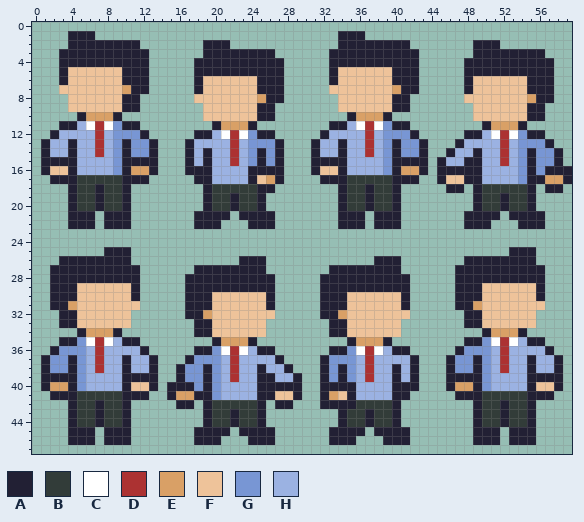
Pixel-art sprite: assets/pixel_assets/characters/character.png. Above: the version before the commit.
The file is 60x48 pixels.
Palette (. is transparent): A #222034  B #323c39  C #ffffff  D #ac3232  E #d9a066  F #eec39a  G #7896d4  H #9bb2e2
Pixels before (only the part around the change), first column x 26:
11 .......AAHCDCGAA........AEEEA.....
12 A.....AHHHHDHGGGA.....AAHCDCGAA...
13 GA...AHHAHHDHGAGGA...AHHHHDHGGGA..
14 GA...AHHAHHDHGAGGA..AHHAHHDHGAGGA.
15 GA...AAAAHHHHGAAAA.AHHAAHHDHGAGGA.
16 AA...AFFAHHHHGAEEA.AAAAAHHHHGAGAAA
17 EA....AAABBBBBAAA..AFFAAHHHHGAAEEA
18 A.......ABBABBA.....AA.ABBBBBA.AA.
19 ........ABBABBA........ABBABBA....
20 ........ABBABBA........ABBABBA....
21 A.......AAA.AAA.......AAAA.AAAA...
22 A.......AAA.AAA.......AAA...AAA...
23 ..................................
24 ..................................
25 ...........................AAA....
26 ............AAA.......AAAAAAAA....
27 .......AAAAAAAA......AAAAAAAAAA...
28 A.....AAAAAAAAAA.....AAAAAAAAAA...
29 A.....AAAAAAAAAA.....AAAFFFFFFA...
30 A.....AAAFFFFFFA.....AAAFFFFFFA...
31 A.....AAAFFFFFFA.....AAEFFFFFFF...
32 F.....AAEFFFFFFF......AAFFFFFF....
33 .......AAFFFFFF.......AAFFFFFF....
34 .......AAFFFFFF.........AEEEA.....
35 .........AEEEA........AAGCDCHAA...
36 A......AAGCDCHAA.....AGGGHDHHHHA..
37 HA....AGGGHDHHHHA...AGGAGHDHHAHHA.
38 HHA...AGAGHDHHAHA...AGGAGHDHHAHHA.
39 AHHA..AGAGHDHHAHA...AAAAGHHHHAAAA.
40 AAAA..AAAAHHHHAAA...AEEAGHHHHAFFA.
41 AFFA..AEFAHHHHAA.....AAABBBBBAAA..
42 .AA...AAAABBBBA........ABBABBA....
43 ........ABBABBA........ABBABBA....
44 ........ABBABBA........ABBABBA....
45 A......AAAA.AAAA.......AAA.AAA....
46 A......AAA...AAA.......AAA.AAA....
47 ..................................
The same view after the edit:
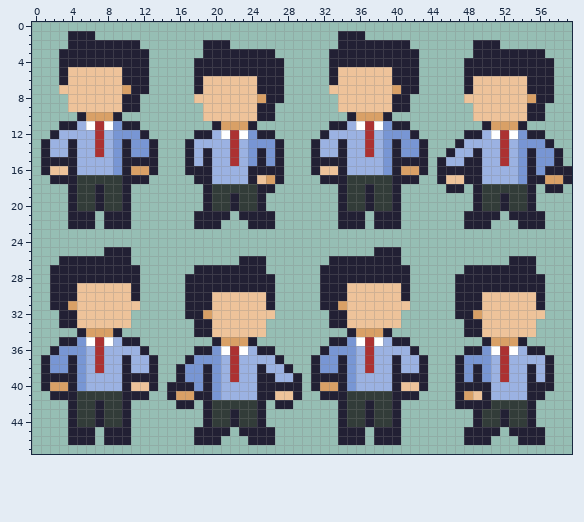
Edits made:
Changed rows in their new state; - is an unchanged pixel.
first column x 31:
25 -------AAA------------...---
26 --AAAAA----------.....------
27 -A--------A-----.--------.--
29 ----FFFFFF---------AAAAAA---
31 ---E------F-------A------A--
32 -.-A------.-----A-E------F--
34 --..AEEEA.-------AAFFFFFF---
35 --AAGCDCHAA------..AEEEA..--
36 -AGG-H-H-HHA----.AA-C-C-AA.-
37 AG-A-----A-HA--.A-G-----H-A.
38 AG---------HA--.A---------A.
39 A-A---H---A-A--.-G---D---H-.
40 AEE-G-----FFA--.AA-A-----AA.
41 --AABBBBB--A-----EFAHHHH--.-
42 -..-B-A---------AA-A-B------
45 --.-------.------A-------A--
46 --.--A-A--.------A--.-.--A--
Changed places in both pictures, as pixel boxes (x1, y1, x2, y2):
changed: (311, 247, 563, 445)
